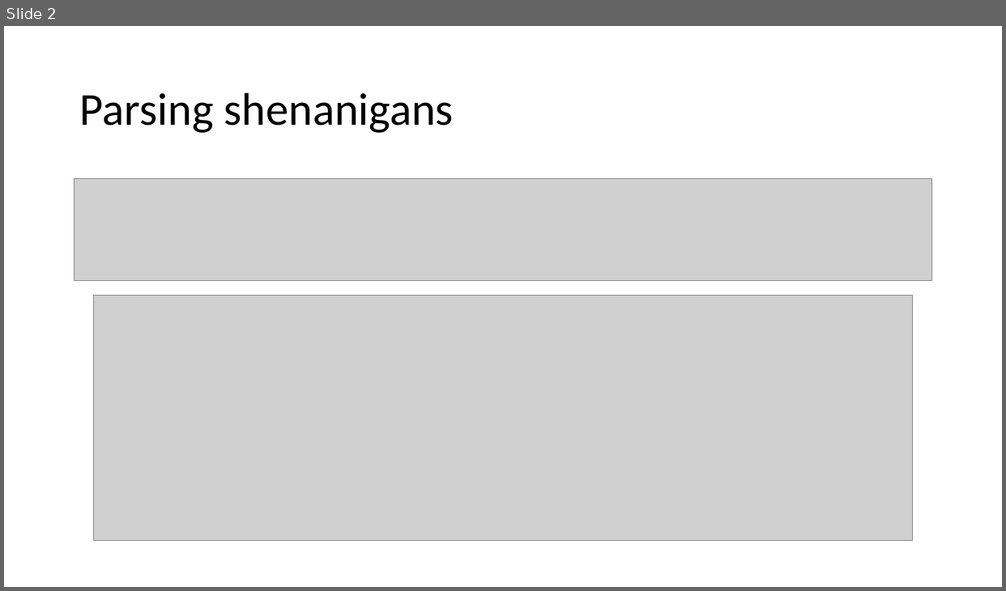
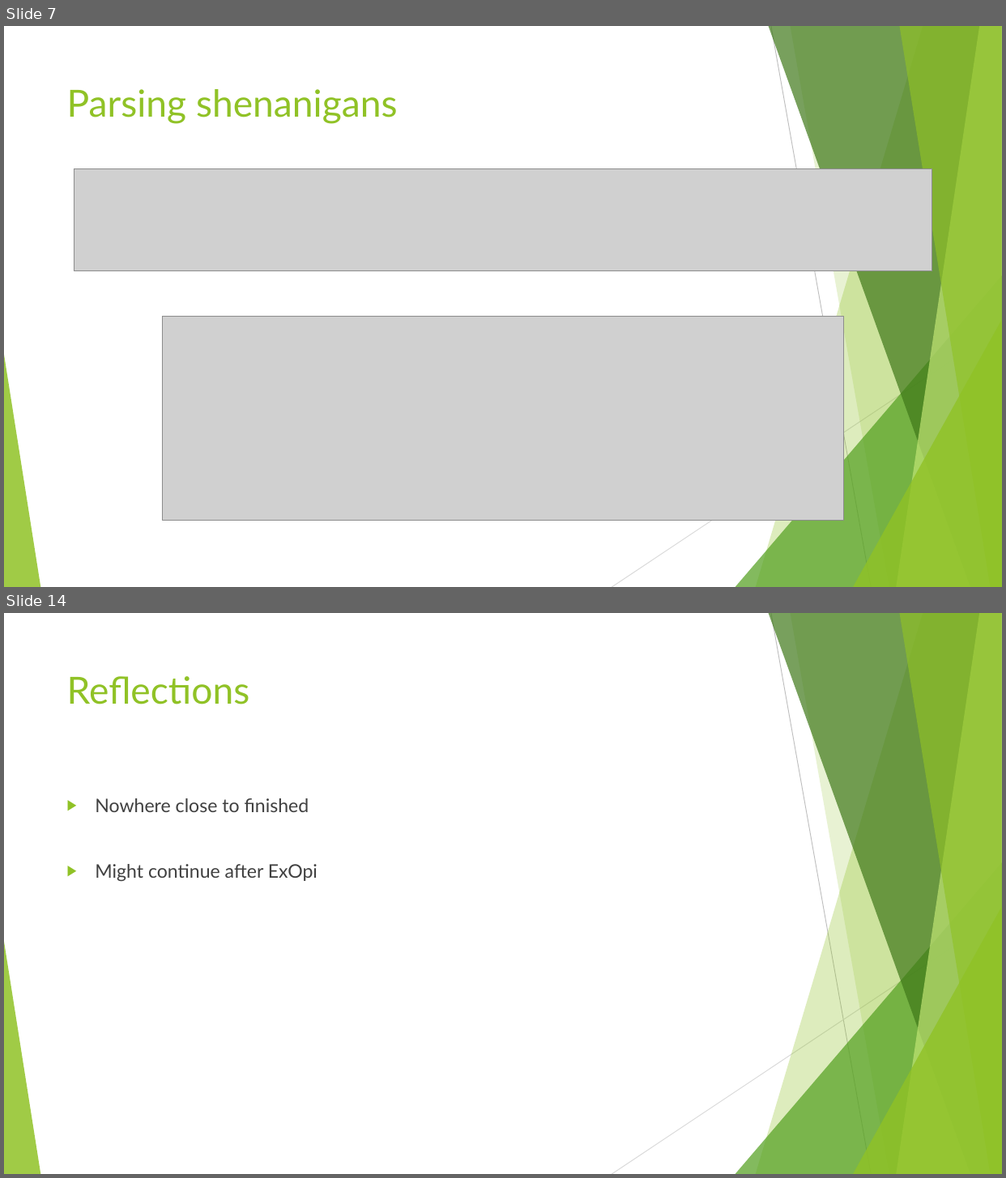
Before and after one commit to Exopi-Talent-Academy/Cereal_API_Rebekka, a slide deck: Cereal API Presentation.pptx. Shown one above the other, each under a label of ours: slide 2 before the commit, slides 7 and 14 after it; the slides between them are not shown. The pictures are 1006x591 and 1006x1178 pixels, drawn with LibreOffice and Linux fonts; fonts in the diff are those of the drawing; grey boxes stand for pictures. Boxes give left, top, right and bottom in pixels: in the first picture for what was removed or moved away, otherwise in the second. Text is boxed around its words. In the diff, an @@ line names an element or a change of style, - is before the commit and + after.

```diff
--- a/Cereal API Presentation.pptx
+++ b/Cereal API Presentation.pptx
@@ slide 14 added at [4,613,1002,1174], background #FFFFFF; not listed: 10 template elements that a slide beside it also shows @@
@@ title added at [67,676,250,705], 36 pt, text #90C226 @@
+Reflections
@@ text added at [95,798,317,881], 18 pt, text #404040 @@
+▶ Nowhere close to finished
+▶ Might continue after ExOpi
@@ what was slide 2 is now slide 7 @@
@@ slide 7 changed as well @@
@@ title "Parsing shenanigans": place and size @@
-title "Parsing shenanigans" at [80,92,454,133]
+title "Parsing shenanigans" at [67,89,398,124]
@@ title "Parsing shenanigans" at [67,89,398,124]: size 44 to 36 pt, font Calibri to Lato, text colour #000000 to #90C226; line spacing 0.9 to 1; vertical alignment middle to top @@
@@ picture: place and size @@
-picture at [74,179,932,280]
+picture at [74,169,932,271]
@@ picture: place and size @@
-picture at [94,296,913,541]
+picture at [163,317,843,521]
@@ group added at [4,26,1002,587]: 5 freeform shapes, 3 triangles, 2 lines @@
```
Also in this commit, not shown: 1 other slide changed, 12 other slides added.
